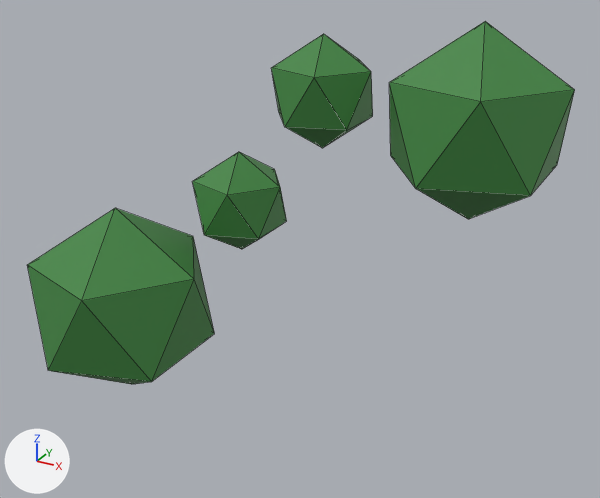
Renders of the glTF model tree01.glb from each side of a commit.
Rendered twice from a 50 mm camera at (4.98, -10.03, 8.58) aimed at (-0.05, -0.88, 4.0). Arrows for +X, +Y and +Z are at lower left; the lights stay in place. Mesh edges are drawn as thin lines.
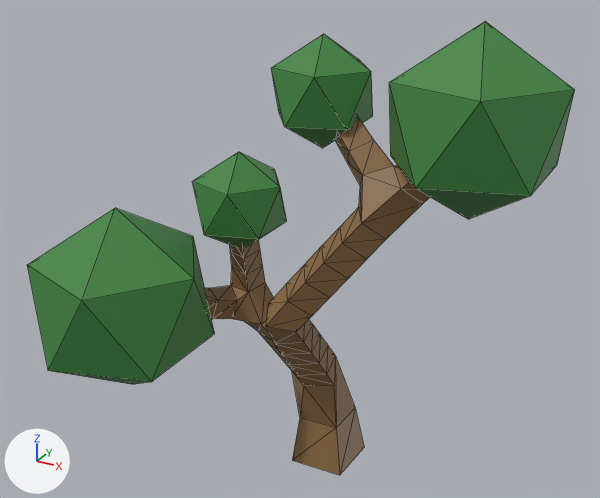
Scene script edits in JSON lines:
```json
{"op": "add", "block": "mat_trunk", "code": ["mat_trunk = principled_material('trunk')", "mat_trunk.base_color = (0.267, 0.145, 0.0587)  # brown #8d6a45"]}
{"op": "add", "block": "me_cube_002", "code": ["me_cube_002 = bpy.data.meshes.new('Cube.002')", "me_cube_002.from_pydata(...)  # 149 vertices, 294 faces; spans x -2.51..2.34, y -0.8..2.19, z -0.2..5.93", "me_cube_002.materials.append(mat_trunk)  # brown #8d6a45"]}
{"op": "set", "path": "ob_cube", "old": "bpy.data.objects.new('Cube', None)", "new": "bpy.data.objects.new('Cube', me_cube_002)"}
```

Pixel boxes (x1, y1, x2, y2) of what changed, in the pictures (600 x 498 px):
```json
{"object": "Cube", "change": "now drawn", "after": [205, 117, 430, 475], "on screen": "brown"}
```
